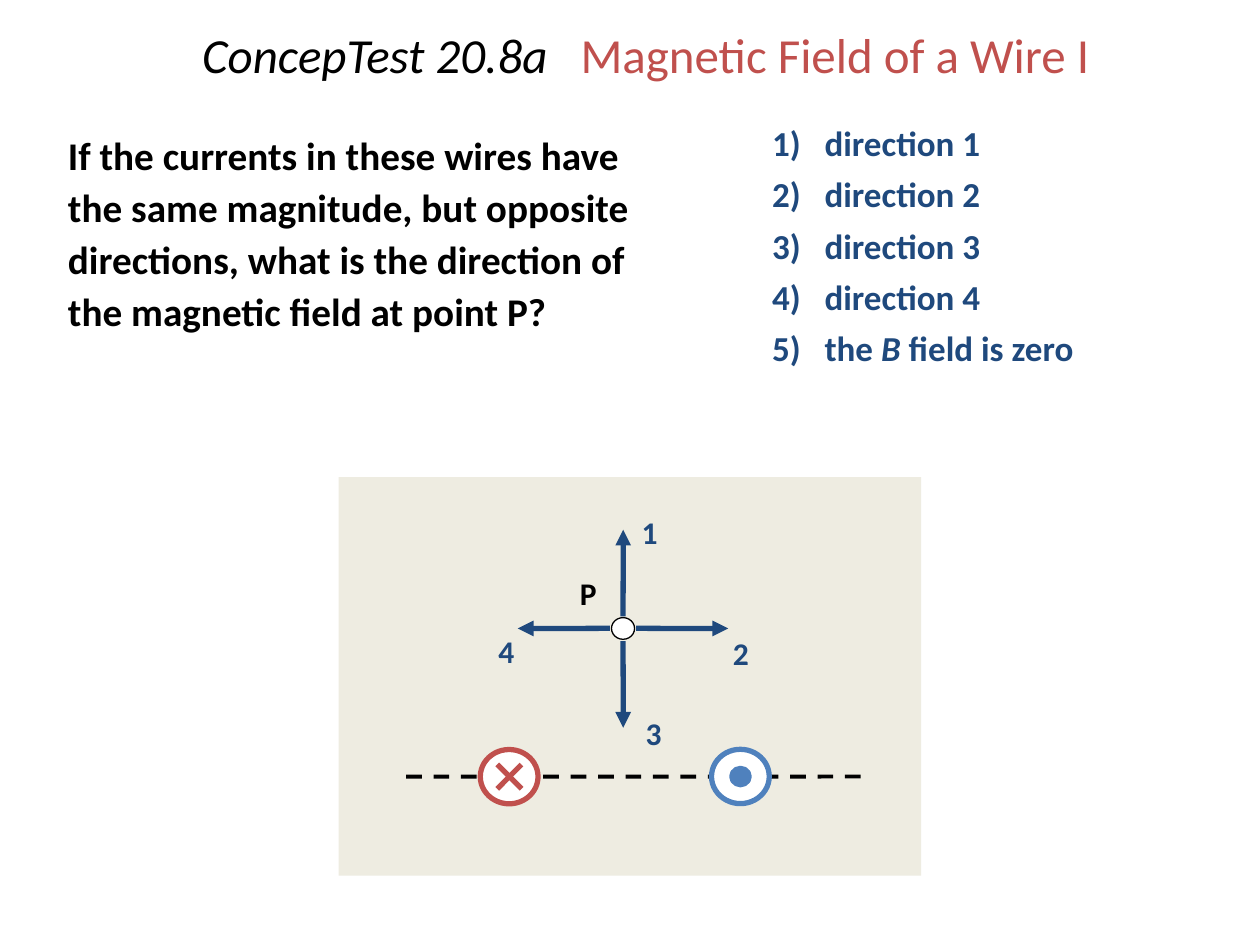
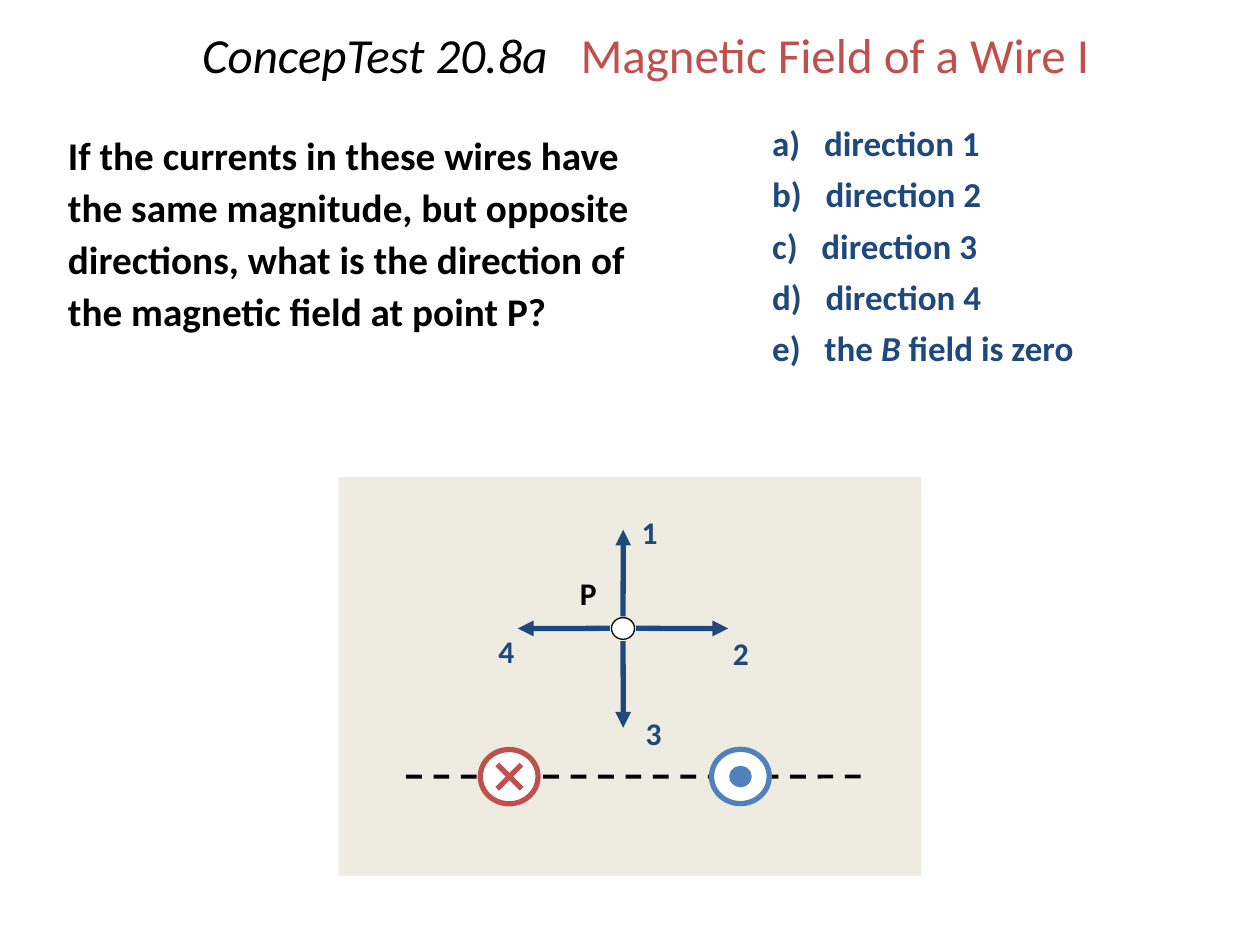
Before and after one commit to rtlines/PH223-Engineering-Physics, a slide deck: slide 24 of Slides/PH223_Lecture_22.pptx. Drawn at 1260x945 pixels with LibreOffice and Linux fonts; fonts in the diff are those of the drawing. Boxes give left, top, right and bottom in pixels: in the first picture for what was removed or moved away, otherwise in the second. Text is boxed around its words. In the diff, an @@ line names an element or a change of style, - is before the commit and + after.

```diff
--- a/Slides/PH223_Lecture_22.pptx
+++ b/Slides/PH223_Lecture_22.pptx
@@ text at <box>772,130,1073,366</box>: text changed @@
-1) direction 1
-2) direction 2
-3) direction 3
-4) direction 4
-5) the B field is zero
+a) direction 1
+b) direction 2
+c) direction 3
+d) direction 4
+e) the B field is zero
```
Also in this commit, not shown: 17 other slides changed, 16 other files.
